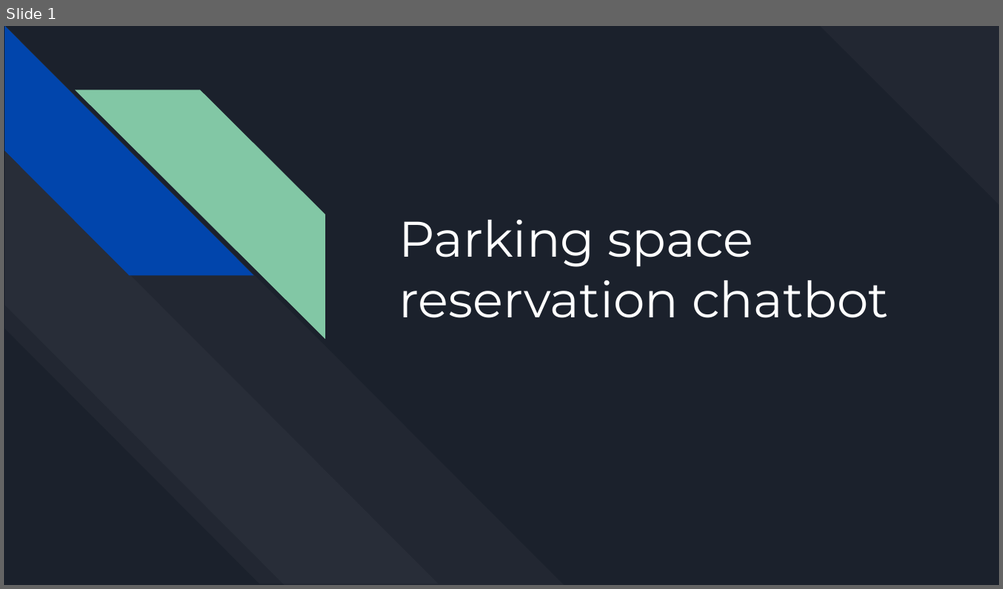
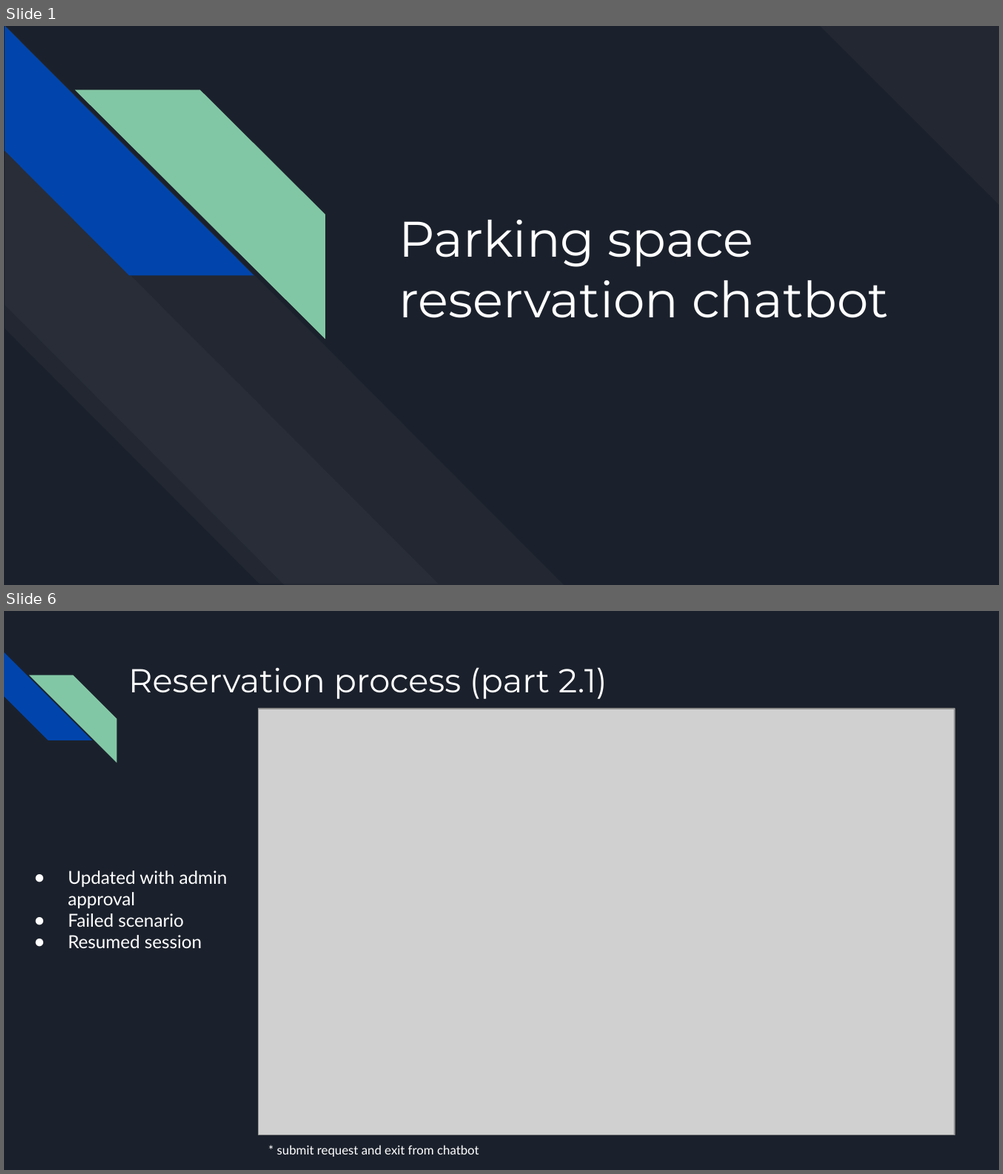
Before and after one commit to PavelKuropatin/parking-space-reservation-chatbot, a slide deck: presentation.pptx. Shown one above the other, each under a label of ours: slide 1 before the commit, slides 1 and 6 after it; the slides between them are not shown. The pictures are 1003x589 and 1003x1174 pixels, drawn with LibreOffice and Linux fonts; fonts in the diff are those of the drawing; grey boxes stand for pictures. Boxes give left, top, right and bottom in pixels: in the first picture for what was removed or moved away, otherwise in the second. Text is boxed around its words. In the diff, an @@ line names an element or a change of style, - is before the commit and + after.

```diff
--- a/presentation.pptx
+++ b/presentation.pptx
@@ slide 6 added at [4, 611, 999, 1170], background #1B212C @@
@@ diag stripe added at [4, 652, 91, 741], fill #0145AC @@
@@ diag stripe added at [29, 675, 116, 762], fill #82C7A5 @@
@@ title added at [128, 667, 607, 699], 24 pt, text #FFFFFF @@
+Reservation process (part 2.1)
@@ picture added at [259, 709, 955, 1135] @@
@@ text added at [68, 871, 227, 948], 13 pt, text #FFFFFF @@
+● Updated with admin approval
+● Failed scenario
+● Resumed session
@@ text added at [277, 1145, 478, 1157], 9 pt, text #FFFFFF @@
+* submit request and exit from chatbot
```
Also in this commit, not shown: 4 slides changed, 3 other slides added, 19 other files.
